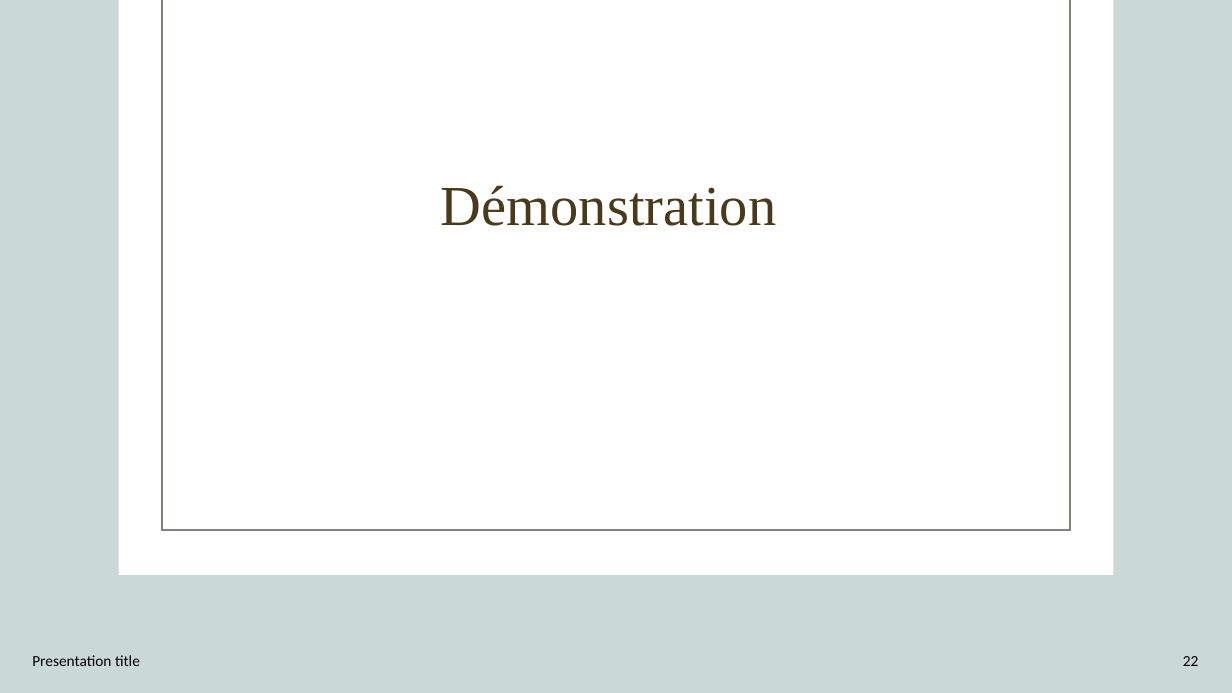
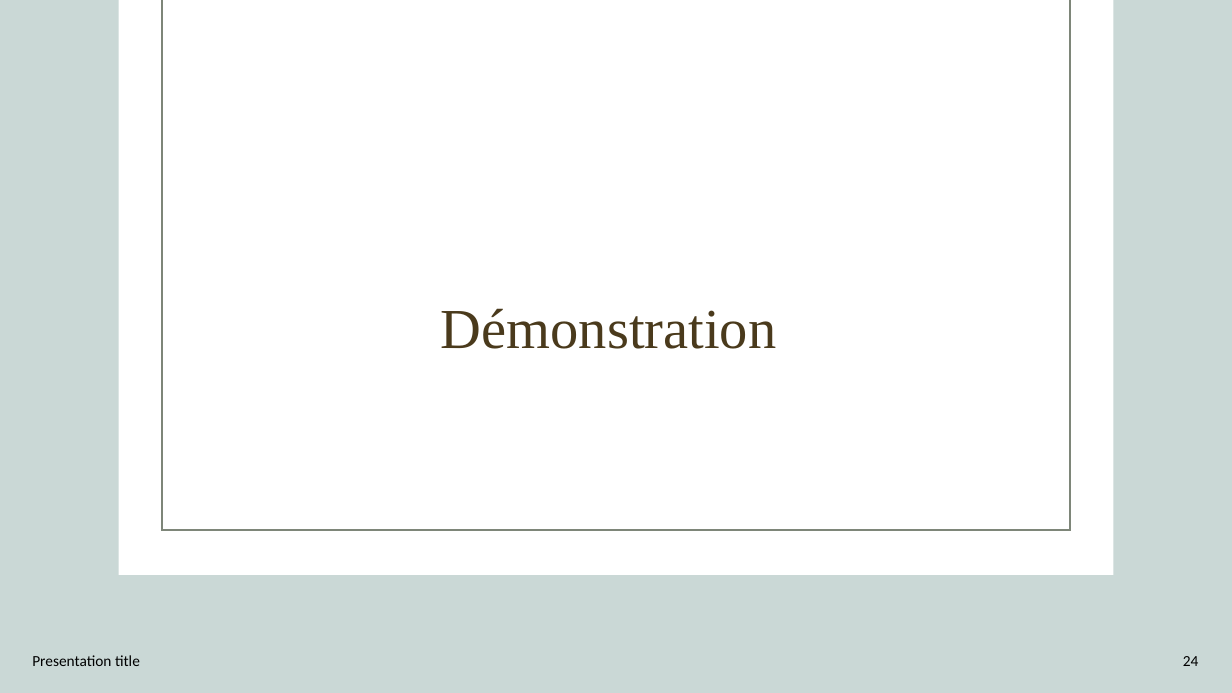
Before and after one commit to AbouSoulama/Projet_de_fin_de_formation_Aboubacar_Soulama, a slide deck: slide 24 of SOULAMA_Aboubacar_CONCEPTION PROJET DE FIN DE FORMATION.pptx (slide 22 before the commit). Drawn at 1232x693 pixels with LibreOffice and Linux fonts; fonts in the diff are those of the drawing; background and template pictures are left out. Boxes give left, top, right and bottom in pixels: in the first picture for what was removed or moved away, otherwise in the second. Text is boxed around its words. In the diff, an @@ line names an element or a change of style, - is before the commit and + after.

```diff
--- a/SOULAMA_Aboubacar_CONCEPTION PROJET DE FIN DE FORMATION.pptx
+++ b/SOULAMA_Aboubacar_CONCEPTION PROJET DE FIN DE FORMATION.pptx
@@ title "Démonstration": place and size @@
-title "Démonstration" at [441, 185, 776, 226]
+title "Démonstration" at [441, 308, 776, 349]
@@ page number at [1183, 656, 1199, 666]: text changed @@
-22
+24
```
Also in this commit, not shown: 12 other slides changed, 2 slides added, 12 other files.
